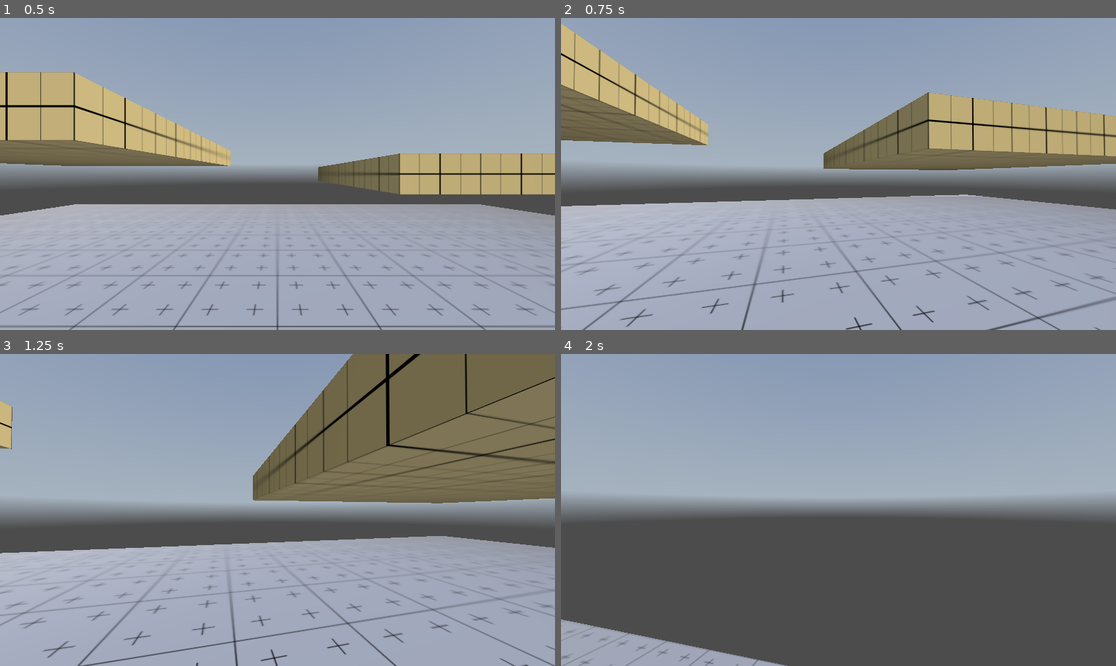
Above: before the commit, frames 1-4 (two rows, left to right).
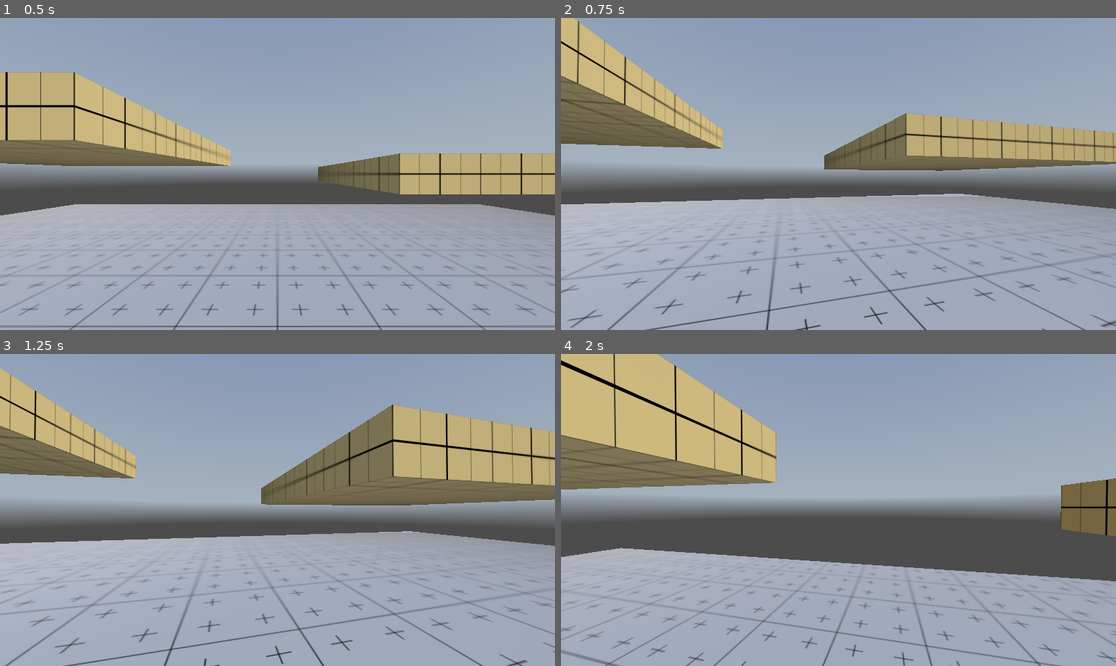
Above: after the commit, the same moments.

Repository: duncan-iaria/godot-4-fps-starter
Game: Godot game, scene res://levels/main.tscn
Two runs of this game, one before a commit and one after it. Both use one fixed random seed, a clock stepped at 60 frames per second and the inputs below. A sky picture missing from this copy of the repository is replaced by a grey-blue gradient.
Inputs (mouse positions are in pixels of both pictures, inside the frame that each line leads up to):
- Up to frame 1 (0.5 s): no input
- Up to frame 2 (0.75 s): tap Enter at 0.5 s; move the mouse to (866, 174) at 0.52 s; hold W (move_forward) from 0.53 s (still down); hold Ctrl (crouch) from 0.53 s (still down)
- Up to frame 3 (1.25 s): keep holding W (move_forward); keep holding Ctrl (crouch); tap Space (jump) at 0.77 s
- Up to frame 4 (2 s): keep holding W (move_forward); move the mouse to (810, 510) at 1.27 s; release Ctrl (crouch) at 1.28 s; tap Ctrl (crouch) at 1.35 s; tap Space (jump) at 1.52 s

Frame 1 is identical in both runs. In frame 2, 12% of the frame differs, in the area x 0-100%, y 0-100%; in frame 3, 27%; in frame 4, 46%.

Commit message:
crouching now can be toggled

Diff:
--- a/fps-starter/fps-starter-project/levels/main.tscn
+++ b/fps-starter/fps-starter-project/levels/main.tscn
@@ -70,5 +70,7 @@
 [node name="PlatformLow" parent="Environment" instance=ExtResource("5_jg3my")]
 transform = Transform3D(1, 0, 0, 0, 1, 0, 0, 0, 1, 4, 1.5, -5)
 
-[node name="PlayerFpsController" parent="." node_paths=PackedStringArray("CAMERA_CONTROLLER") instance=ExtResource("2_x7y02")]
+[node name="PlayerFpsController" parent="." node_paths=PackedStringArray("CAMERA_CONTROLLER", "ANIMATION_PLAYER", "CROUCH_SHAPECAST") instance=ExtResource("2_x7y02")]
 CAMERA_CONTROLLER = NodePath("CameraController/Camera3D")
+ANIMATION_PLAYER = NodePath("AnimationPlayer")
+CROUCH_SHAPECAST = NodePath("ShapeCast3D")
--- a/fps-starter/fps-starter-project/scenes/player_fps_controller.tscn
+++ b/fps-starter/fps-starter-project/scenes/player_fps_controller.tscn
@@ -5,6 +5,45 @@
 [sub_resource type="CapsuleShape3D" id="CapsuleShape3D_u8min"]
 
 [sub_resource type="CapsuleMesh" id="CapsuleMesh_v0rn5"]
+
+[sub_resource type="Animation" id="Animation_vlken"]
+length = 0.001
+tracks/0/type = "value"
+tracks/0/imported = false
+tracks/0/enabled = true
+tracks/0/path = NodePath("CollisionShape3D:shape:height")
+tracks/0/interp = 1
+tracks/0/loop_wrap = true
+tracks/0/keys = {
+"times": PackedFloat32Array(0),
+"transitions": PackedFloat32Array(1),
+"update": 0,
+"values": [2.0]
+}
+tracks/1/type = "value"
+tracks/1/imported = false
+tracks/1/enabled = true
+tracks/1/path = NodePath("CollisionShape3D:position")
+tracks/1/interp = 1
+tracks/1/loop_wrap = true
+tracks/1/keys = {
+"times": PackedFloat32Array(0),
+"transitions": PackedFloat32Array(1),
+"update": 0,
+"values": [Vector3(0, 1, 0)]
+}
+tracks/2/type = "value"
+tracks/2/imported = false
+tracks/2/enabled = true
+tracks/2/path = NodePath("CameraController:position")
+tracks/2/interp = 1
+tracks/2/loop_wrap = true
+tracks/2/keys = {
+"times": PackedFloat32Array(0),
+"transitions": PackedFloat32Array(1),
+"update": 0,
+"values": [Vector3(0, 1.5, 0)]
+}
 
 [sub_resource type="Animation" id="Animation_y3had"]
 resource_name = "crouch"
@@ -45,45 +84,6 @@
 "values": [Vector3(0, 1.5, 0), Vector3(0, 1, 0)]
 }
 
-[sub_resource type="Animation" id="Animation_vlken"]
-length = 0.001
-tracks/0/type = "value"
-tracks/0/imported = false
-tracks/0/enabled = true
-tracks/0/path = NodePath("CollisionShape3D:shape:height")
-tracks/0/interp = 1
-tracks/0/loop_wrap = true
-tracks/0/keys = {
-"times": PackedFloat32Array(0),
-"transitions": PackedFloat32Array(1),
-"update": 0,
-"values": [2.0]
-}
-tracks/1/type = "value"
-tracks/1/imported = false
-tracks/1/enabled = true
-tracks/1/path = NodePath("CollisionShape3D:position")
-tracks/1/interp = 1
-tracks/1/loop_wrap = true
-tracks/1/keys = {
-"times": PackedFloat32Array(0),
-"transitions": PackedFloat32Array(1),
-"update": 0,
-"values": [Vector3(0, 1, 0)]
-}
-tracks/2/type = "value"
-tracks/2/imported = false
-tracks/2/enabled = true
-tracks/2/path = NodePath("CameraController:position")
-tracks/2/interp = 1
-tracks/2/loop_wrap = true
-tracks/2/keys = {
-"times": PackedFloat32Array(0),
-"transitions": PackedFloat32Array(1),
-"update": 0,
-"values": [Vector3(0, 1.5, 0)]
-}
-
 [sub_resource type="AnimationLibrary" id="AnimationLibrary_xbcq3"]
 _data = {
 "RESET": SubResource("Animation_vlken"),
@@ -94,6 +94,7 @@
 
 [node name="PlayerFpsController" type="CharacterBody3D" node_paths=PackedStringArray("CAMERA_CONTROLLER", "ANIMATION_PLAYER", "CROUCH_SHAPECAST")]
 script = ExtResource("1_306us")
+IS_TOGGLE_CROUCH = false
 CAMERA_CONTROLLER = NodePath("CameraController/Camera3D")
 ANIMATION_PLAYER = NodePath("AnimationPlayer")
 CROUCH_SHAPECAST = NodePath("ShapeCast3D")
--- a/fps-starter/fps-starter-project/scripts/player_fps_controller.gd
+++ b/fps-starter/fps-starter-project/scripts/player_fps_controller.gd
@@ -1,10 +1,13 @@
 extends CharacterBody3D
 
 
-@export var speed: float = 5.0
 @export var jump_velocity: float = 4.5
-@export var crouch_speed: float = 7.0;
+@export var crouch_animation_speed: float = 7.0;
 
+@export var DEFAULT_MOVE_SPEED: float = 5.0;
+@export var CROUCHING_MOVE_SPEED: float = 2.0;
+
+@export var IS_TOGGLE_CROUCH: bool = true;
 @export var MOUSE_SENSITIVITY: float = 0.25;
 @export var TILT_LOWER_LIMIT = deg_to_rad(-90.0);
 @export var TILT_UPPER_LIMIT = deg_to_rad(90.0);
@@ -19,14 +22,17 @@
 var _mouse_input: bool = false;
 var _rotation_input: float;
 var _tilt_input: float;
+var _current_player_move_speed: float;
 
 var _is_crouching: bool = false;
 
 
 func _ready():
 	Input.mouse_mode = Input.MOUSE_MODE_CAPTURED;
+	CROUCH_SHAPECAST.add_exception(self);
 
-	CROUCH_SHAPECAST.add_exception(self);
+	_current_player_move_speed = DEFAULT_MOVE_SPEED;
+
 
 
 func _input(event: InputEvent) -> void:
@@ -34,8 +40,17 @@
 	if event.is_action_pressed("quit"):
 		get_tree().quit();
 
-	if event.is_action_pressed("crouch"):
+	if event.is_action_pressed("crouch") and is_on_floor() and IS_TOGGLE_CROUCH:
 		toggle_crouch();
+
+	if event.is_action_pressed("crouch") and is_on_floor() and !IS_TOGGLE_CROUCH:
+		crouching(true);
+
+	if event.is_action_released("crouch") and !IS_TOGGLE_CROUCH:
+		if CROUCH_SHAPECAST.is_colliding() == false:
+			crouching(false);
+		else:
+			_uncrouch_check();
 
 
 func _unhandled_input(event: InputEvent) -> void:
@@ -62,11 +77,11 @@
 	var input_dir := Input.get_vector("move_left", "move_right", "move_forward", "move_backward")
 	var direction := (transform.basis * Vector3(input_dir.x, 0, input_dir.y)).normalized()
 	if direction:
-		velocity.x = direction.x * speed
-		velocity.z = direction.z * speed
+		velocity.x = direction.x * _current_player_move_speed
+		velocity.z = direction.z * _current_player_move_speed
 	else:
-		velocity.x = move_toward(velocity.x, 0, speed)
-		velocity.z = move_toward(velocity.z, 0, speed)
+		velocity.x = move_toward(velocity.x, 0, _current_player_move_speed)
+		velocity.z = move_toward(velocity.z, 0, _current_player_move_speed)
 
 	move_and_slide()
 
@@ -90,11 +105,35 @@
 
 func toggle_crouch() -> void:
 	if _is_crouching and CROUCH_SHAPECAST.is_colliding() == false:
-		print("CROUCHING");
-		ANIMATION_PLAYER.play("crouch", -1, -crouch_speed, true);
+		crouching(false);
 	elif !_is_crouching:
-		print("NOT CROUCH");
-		ANIMATION_PLAYER.play("crouch", -1, crouch_speed);
+		crouching(true);
+
+
+func crouching(state: bool):
+	match state:
+		true:
+			ANIMATION_PLAYER.play("crouch", -1, crouch_animation_speed);
+			set_movement_speed("crouching");
+		false:
+			ANIMATION_PLAYER.play("crouch", -1, -crouch_animation_speed, true);
+			set_movement_speed("default");
+
+
+func _uncrouch_check():
+	if CROUCH_SHAPECAST.is_colliding() == false:
+		crouching(false);
+	if CROUCH_SHAPECAST.is_colliding() == true:
+		await get_tree().create_timer(0.1).timeout;
+		_uncrouch_check();
+
+
+func set_movement_speed(state: String):
+	match state:
+		"default":
+			_current_player_move_speed = DEFAULT_MOVE_SPEED;
+		"crouching":
+			_current_player_move_speed = CROUCHING_MOVE_SPEED;
 
 
 func _on_animation_player_animation_started(anim_name: StringName) -> void:
